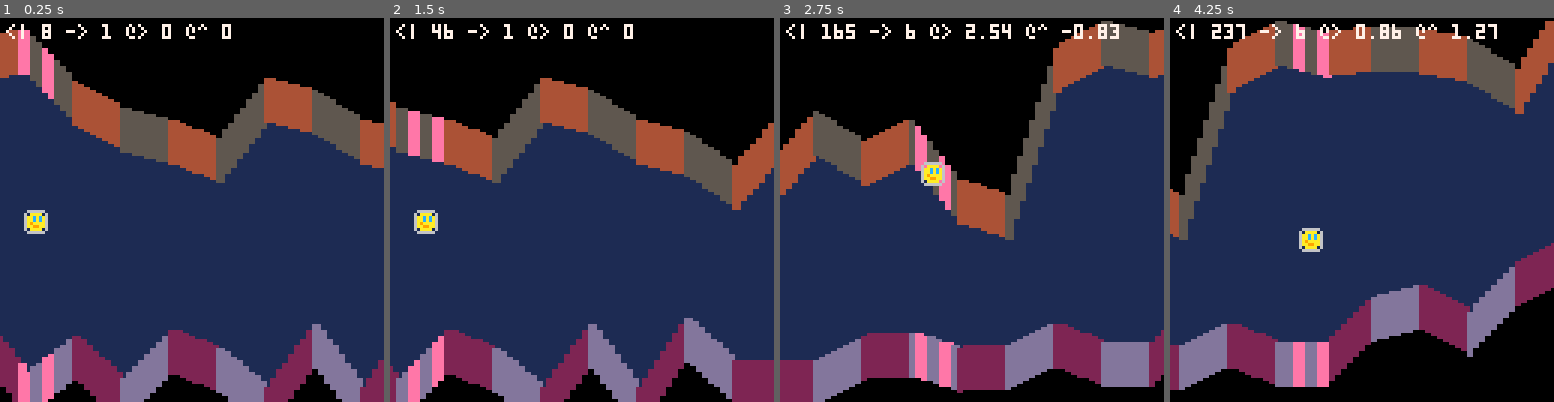
Above: before the commit, frames 1-4 (left to right).
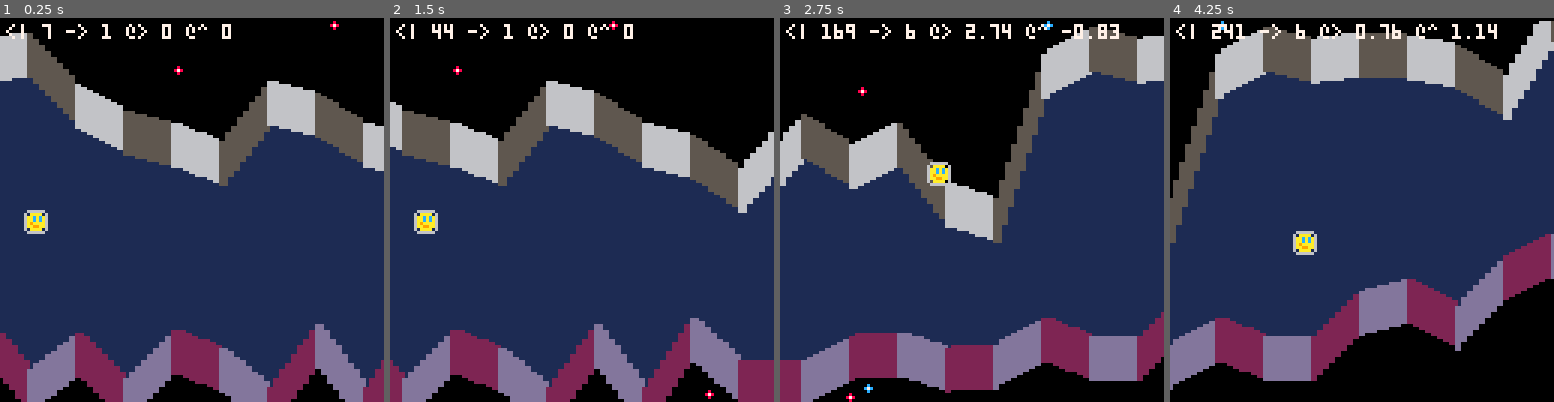
Above: after the commit, the same moments.

Repository: broquaint/pico8-carts
Game: PICO-8 cartridge eggjam3.p8
Two runs of this game, one before a commit and one after it. Both use one fixed random seed, a clock stepped at 60 frames per second and the inputs below.
Inputs:
- Up to frame 1 (0.25 s): no input
- Up to frame 2 (1.5 s): tap X (X key) at 0.33, 1.07 s; tap O (Z key) at 0.7 s
- Up to frame 3 (2.75 s): hold Right 1.6-2.1 s; tap O (Z key) at 1.7, 2.1, 2.5 s; tap X (X key) at 1.85 s; hold Up 2.15-2.42 s; hold Right from 2.47 s (still down)
- Up to frame 4 (4.25 s): tap O (Z key) every 0.4 s from 2.9 to 4.1 s; tap X (X key) at 2.97, 4.08 s; release Right at 3.03 s; hold Left 3.08-3.58 s; hold Down 3.63-3.97 s; hold Right from 4.02 s (still down)

The runs differ from the first frame. In frame 1, 10% of the frame differs, in the area x 0-100%, y 0-100%; in frame 2, 13%; in frame 3, 18%; in frame 4, 20%, in the area x 0-100%, y 0-97%.

Commit message:
Add a little texture to the terrain
Just so it isn't quite so monotonous. Not exactly pretty but it'll do.

Diff:
--- a/eggjam3.p8
+++ b/eggjam3.p8
@@ -12,14 +12,14 @@
    -- Generate slopes
    for l=1,10 do
       local go_up       = randx(2) > 1
-      local offset_up   = randx(20) + (l*2)
-      local offset_down = randx(20) + (l*2)
+      local offset_up   = randx(20) + (l*3)
+      local offset_down = randx(20) + (l*3)
       for _=1,16 do
          local up = randx(30) + offset_up
          add(lvl.up,   up)
          local down = randx(30) + offset_down
          if (down + up + 8) >= 118 then
-            down -= randx(5) + 10
+            down -= randx(5) + 8
          end
          add(lvl.down, down)
          -- Random slopes so the middle isn't totally safe
@@ -32,13 +32,14 @@
       local step = -(from-to) / 8
       local y    = from
       for j = 1,8 do
-         add(terr, { x=x, y=y, colour=tc })
+         local c  = ({azure,lime,red,yellow})[randx(4)]
+         add(terr, { x=x, y=y, colour=tc, texture=(randx(20)<2 and {c=c,y=-3+randx(y-g_td)}) })
          x+=2
          y+=step
       end
    end
 
-   local colours = {{brown,dim_grey},{magenta,violet},{silver,white}}
+   local colours = {{silver,dim_grey},{magenta,violet},{silver,white}}
    -- Calculate terrain
    local x = 0
    for i = 1, #lvl.up - 2, 2 do
@@ -179,27 +180,38 @@
       local pcx = pos.x - cam_x
       -- Only draw onscreen terrain
       if pcx > -4 and pcx < 132 then
-         local colour = nil
-         if (px0 >= pos.x and px0 <= (pos.x+2))
-            or (px1 >= pos.x and px1 <= (pos.x+2)) then
-            colour = salmon
-         end
-
-         do_draw(pos.x, pos.y, colour or pos.colour)
-      end
-   end
+         do_draw(pos)
+      end
+   end
+end
+
+function draw_terrain_texture(x, y, c)
+   pset(x,   y, white)
+   pset(x-1, y,   c)
+   pset(x+1, y,   c)
+   pset(x,   y-1, c)
+   pset(x,   y+1, c)
 end
 
 function _draw()
    cls(navy)
 
-   draw_terrain(terrain.up, function(x, y, colour)
-                   rectfill(x, 0, x+2, y, colour)
-                   rectfill(x, 0, x+2, y-g_td, black)
+   draw_terrain(terrain.up, function(t)
+                   rectfill(t.x, t.y-g_td, t.x+2, t.y, t.colour)
+                   rectfill(t.x, 0, t.x+2, t.y-g_td, black)
+                   if t.texture then
+                      draw_terrain_texture(t.x, t.texture.y, t.texture.c)
+                   end
    end)
-   draw_terrain(terrain.down, function(x, y, colour)
-                   rectfill(x, 128, x+2, 128-y, colour)
-                   rectfill(x, 128, x+2, 128-(y-g_td), black)
+   draw_terrain(terrain.down, function(t)
+                   local w      = t.x + 2
+                   local from_y = 128 - t.y
+                   local to_y   = 128 - (t.y - g_td)
+                   rectfill(t.x, from_y, w, to_y, t.colour)
+                   rectfill(t.x, 128, w, to_y, black)
+                   if t.texture then
+                      draw_terrain_texture(t.x, 128-t.texture.y, t.texture.c)
+                   end
    end)
 
    -- line(0, 64, 128+cam_x, 64, yellow)
